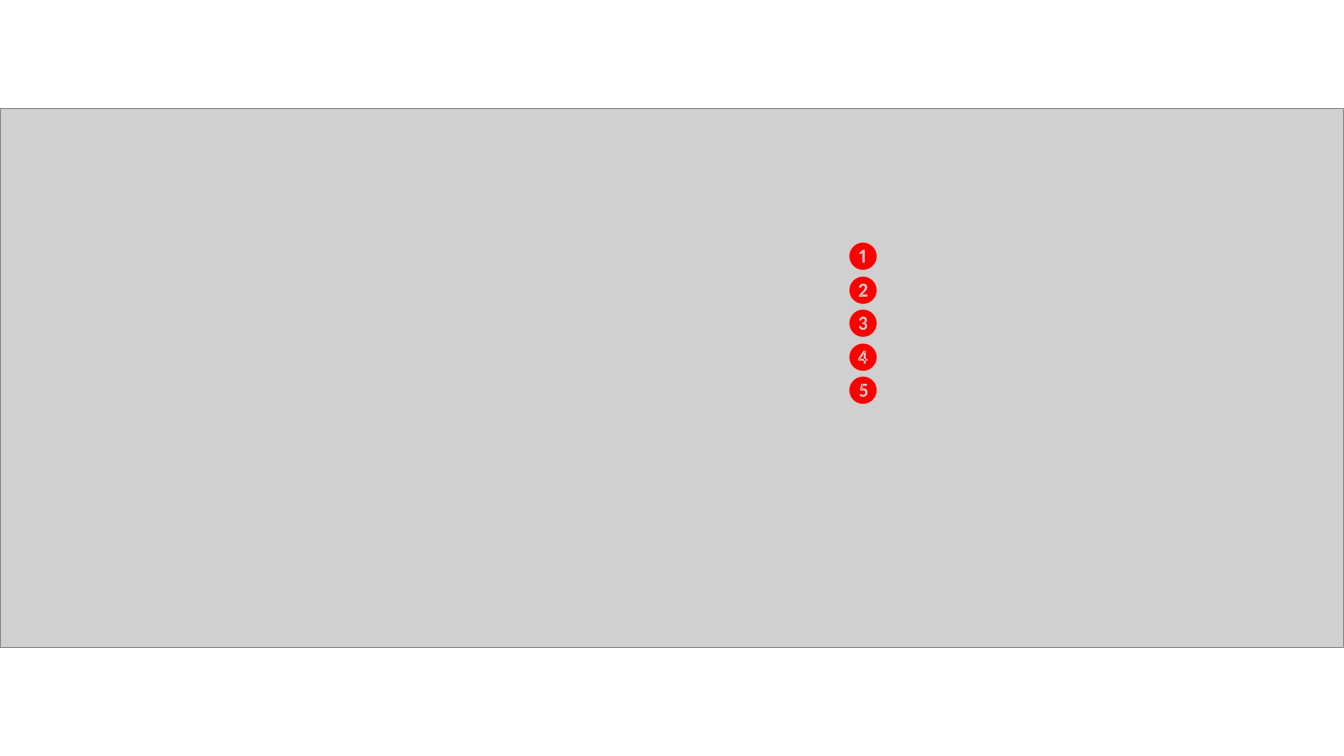
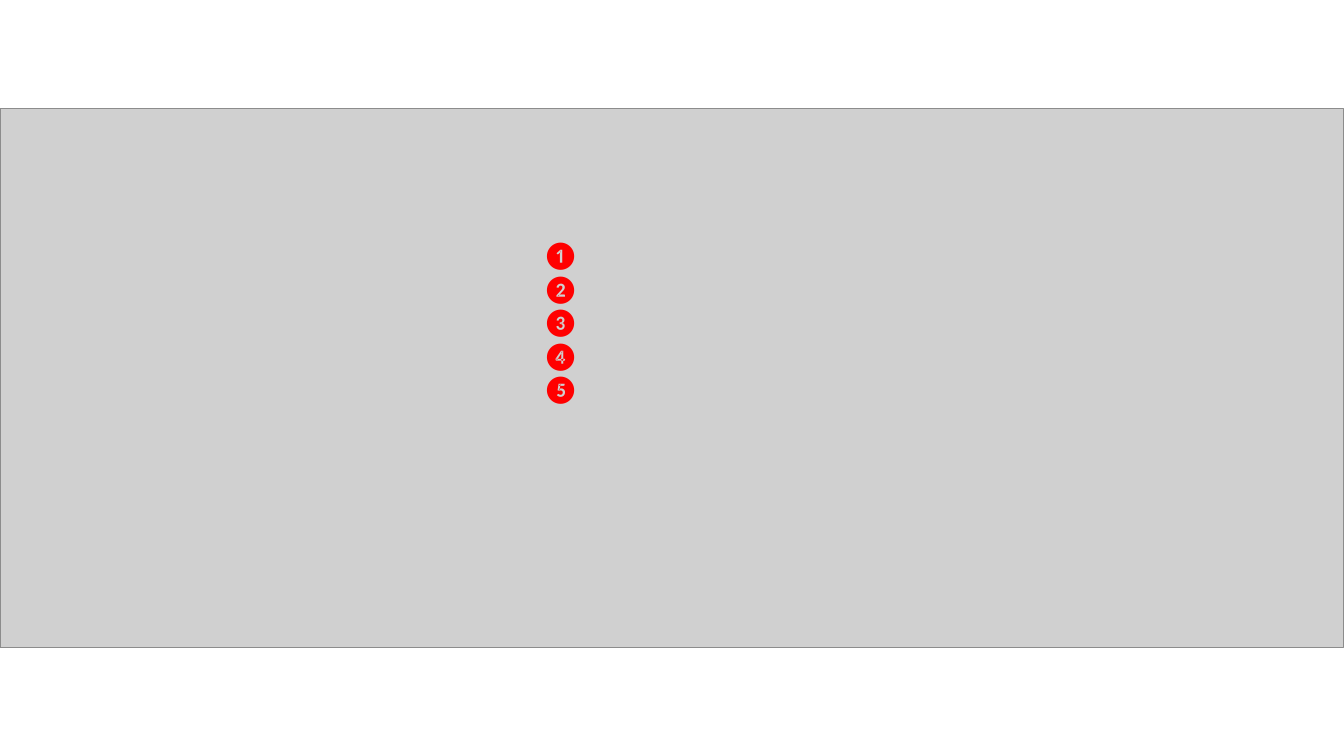
Before and after one commit to BananaAccounting/doc10, a slide deck: slide 2 of en/accounting/other functions/node_9981_images.pptx. Drawn at 1344x756 pixels with LibreOffice and Linux fonts; fonts in the diff are those of the drawing; grey boxes stand for pictures. Boxes give left, top, right and bottom in pixels: in the first picture for what was removed or moved away, otherwise in the second. Text is boxed around its words. In the diff, an @@ line names an element or a change of style, - is before the commit and + after.

```diff
--- a/en/accounting/other functions/node_9981_images.pptx
+++ b/en/accounting/other functions/node_9981_images.pptx
@@ text "❶": place and size @@
-text "❶" at [845,242,882,406]
+text "❶" at [542,242,579,406]
```
Also in this commit, not shown: 1 other file.
